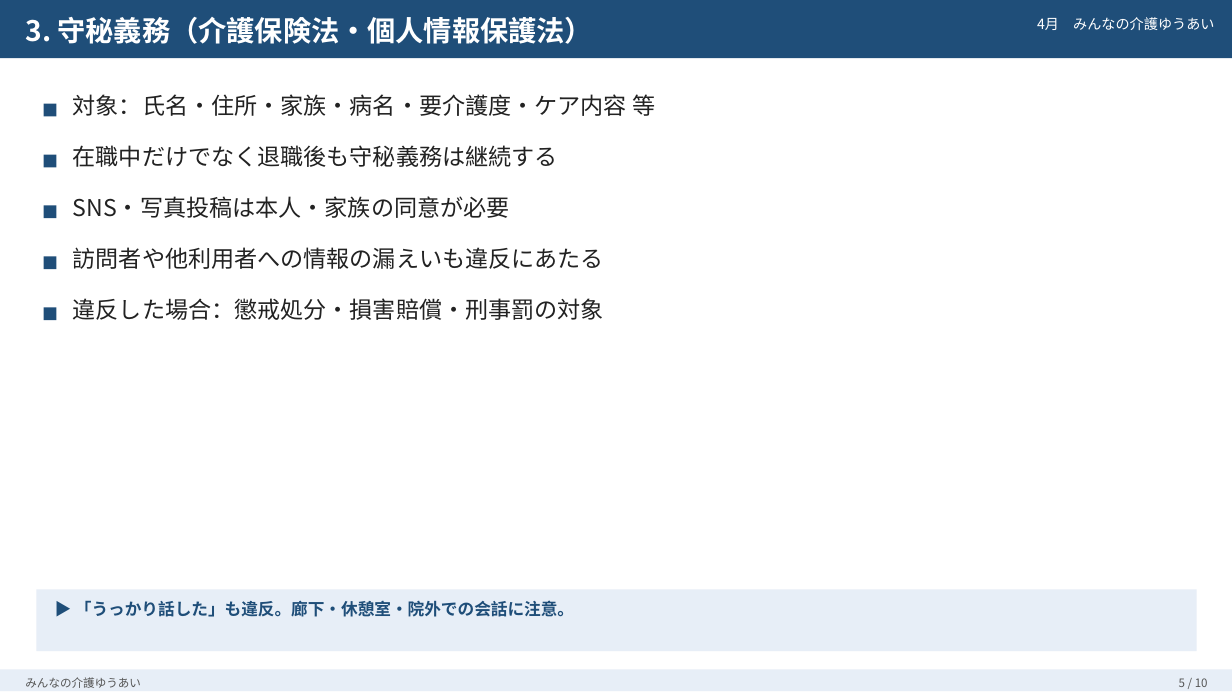
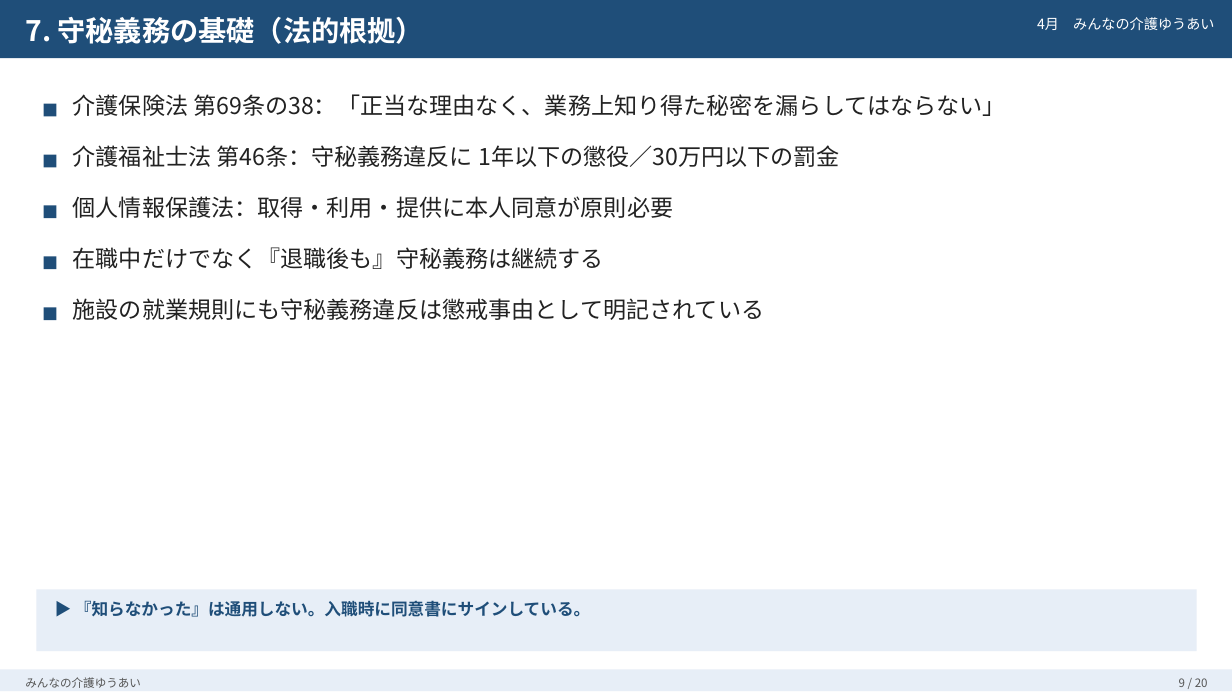
Before and after one commit to migarashi631985-hue/migration-plan, a slide deck: slide 9 of slides/04_倫理・法令遵守.pptx (slide 5 before the commit). Drawn at 1232x693 pixels with LibreOffice and Linux fonts; fonts in the diff are those of the drawing. Boxes give left, top, right and bottom in pixels: in the first picture for what was removed or moved away, otherwise in the second. Text is boxed around its words. In the diff, an @@ line names an element or a change of style, - is before the commit and + after.

```diff
--- a/slides/04_倫理・法令遵守.pptx
+++ b/slides/04_倫理・法令遵守.pptx
@@ text at (x1=25, y1=17, x2=424, y2=44): text changed @@
-3. 守秘義務（介護保険法・個人情報保護法）
+7. 守秘義務の基礎（法的根拠）
@@ text at (x1=73, y1=94, x2=1005, y2=116): text changed @@
-対象：氏名・住所・家族・病名・要介護度・ケア内容 等
+介護保険法 第69条の38：「正当な理由なく、業務上知り得た秘密を漏らしてはならない」
@@ text at (x1=73, y1=145, x2=840, y2=167): text changed @@
-在職中だけでなく退職後も守秘義務は継続する
+介護福祉士法 第46条：守秘義務違反に 1年以下の懲役／30万円以下の罰金
@@ text at (x1=73, y1=196, x2=674, y2=218): text changed @@
-SNS・写真投稿は本人・家族の同意が必要
+個人情報保護法：取得・利用・提供に本人同意が原則必要
@@ text at (x1=73, y1=247, x2=604, y2=269): text changed @@
-訪問者や他利用者への情報の漏えいも違反にあたる
+在職中だけでなく『退職後も』守秘義務は継続する
@@ text at (x1=73, y1=298, x2=765, y2=320): text changed @@
-違反した場合：懲戒処分・損害賠償・刑事罰の対象
+施設の就業規則にも守秘義務違反は懲戒事由として明記されている
@@ text at (x1=75, y1=600, x2=590, y2=617): text changed @@
-▶ 「うっかり話した」も違反。廊下・休憩室・院外での会話に注意。
+▶ 『知らなかった』は通用しない。入職時に同意書にサインしている。
@@ text at (x1=1179, y1=678, x2=1208, y2=687): text changed @@
-5 / 10
+9 / 20
```
Also in this commit, not shown: 8 other slides changed, 10 slides added, 2 other files.
